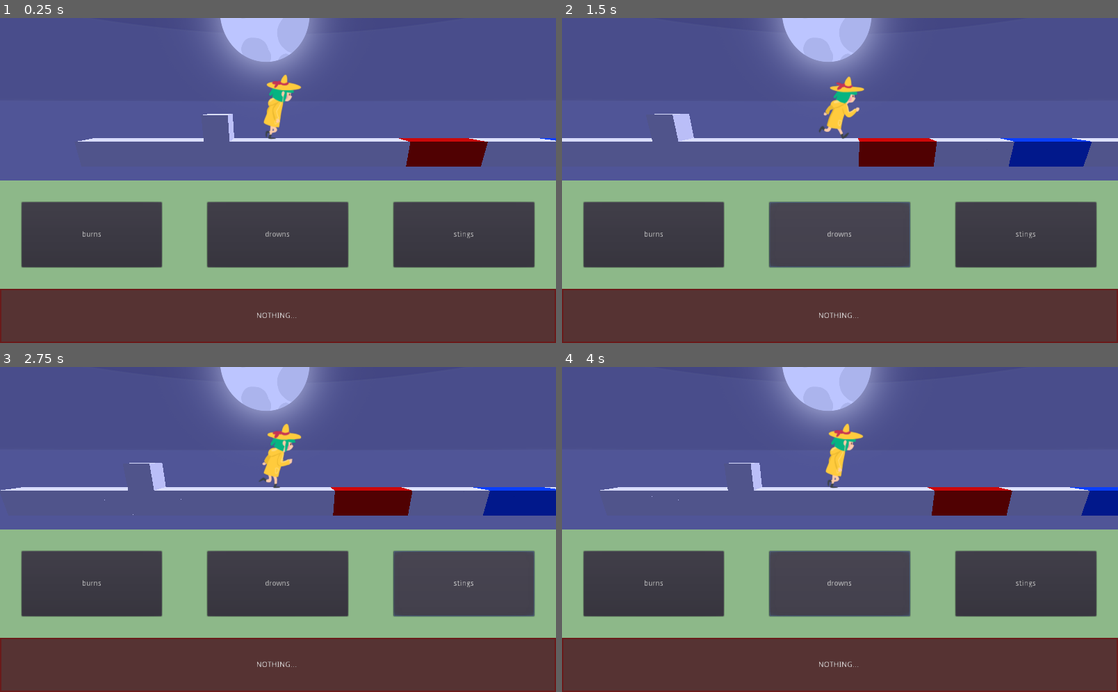
Above: before the commit, frames 1-4 (two rows, left to right).
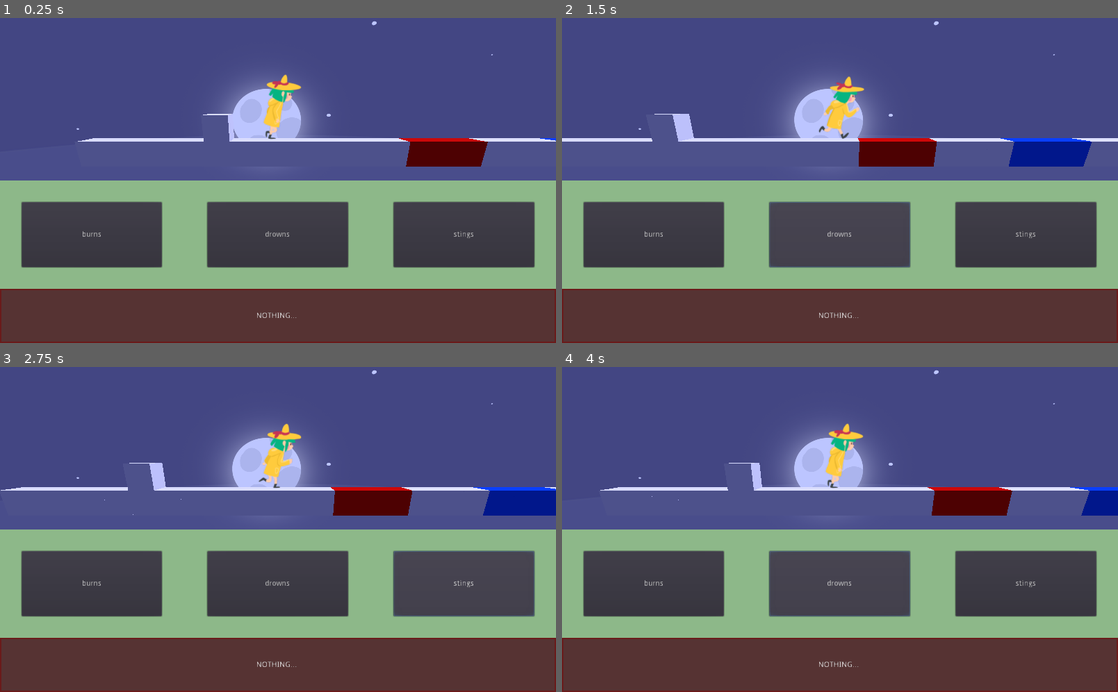
Above: after the commit, the same moments.

Repository: adngdb/ldjam45
Game: Godot game, scene res://Scenes/Main.tscn
Same seed, same stepped clock (60 frames per second), same inputs: the game is played once before the commit and once after it.
Inputs:
- Up to frame 1 (0.25 s): no input
- Up to frame 2 (1.5 s): click "burns" at 0.5 s; click "drowns" at 1.25 s
- Up to frame 3 (2.75 s): click "stings" at 2 s
- Up to frame 4 (4 s): click "burns" at 2.75 s; click "drowns" at 3.5 s

The runs differ from the first frame. In frame 1, 4.8% of the frame differs, in the area x 13-89%, y 0-37%; in frame 2, 4.8%; in frame 3, 4.8%; in frame 4, 4.9%.

Commit message:
Pumkin import with texture and scene

Diff:
--- /dev/null
+++ b/Scenes/Fire_Real.tscn
@@ -0,0 +1,15 @@
+[gd_scene load_steps=5 format=2]
+
+[ext_resource path="res://Assets/Fire/Pumkin_Fire.obj" type="ArrayMesh" id=1]
+[ext_resource path="res://Assets/Fire/Pumkin_Fire_BaseColor.png" type="Texture" id=2]
+[ext_resource path="res://Assets/Fire/Pumkin_Fire_Roughness.png" type="Texture" id=3]
+
+[sub_resource type="SpatialMaterial" id=1]
+albedo_texture = ExtResource( 2 )
+roughness_texture = ExtResource( 3 )
+
+[node name="Fire_Real" type="Spatial"]
+
+[node name="Pumkin_Fire" type="MeshInstance" parent="."]
+mesh = ExtResource( 1 )
+material/0 = SubResource( 1 )
--- a/Scenes/Lava_Real.tscn
+++ b/Scenes/Lava_Real.tscn
@@ -10,7 +10,8 @@
 [ext_resource path="res://Assets/Ground/Ground_Roughness.png" type="Texture" id=8]
 [ext_resource path="res://Assets/Lava/Lava_Normal.png" type="Texture" id=9]
 [ext_resource path="res://Assets/Lava/Lava_BaseColor.png" type="Texture" id=10]
-[ext_resource path="res://Scenes/Ground.tscn" type="PackedScene" id=11]
+[ext_resource path="res://Scenes/Skybox.tscn" type="PackedScene" id=11]
+[ext_resource path="res://Scenes/Ground.tscn" type="PackedScene" id=12]
 
 [sub_resource type="SpatialMaterial" id=1]
 albedo_texture = ExtResource( 2 )
@@ -98,6 +99,7 @@
 
 // Output:0
 	ALBEDO = n_out4p0;
+	EMISSION = n_out4p0;
 	NORMALMAP = n_out17p0;
 
 }
@@ -107,11 +109,12 @@
 
 }
 "
-graph_offset = Vector2( -602.456, -351.941 )
+graph_offset = Vector2( -301, 31.125 )
+nodes/fragment/0/position = Vector2( 580, 180 )
 nodes/fragment/2/node = SubResource( 8 )
 nodes/fragment/2/position = Vector2( -1180, 200 )
 nodes/fragment/4/node = SubResource( 9 )
-nodes/fragment/4/position = Vector2( -120, 80 )
+nodes/fragment/4/position = Vector2( -140, -40 )
 nodes/fragment/7/node = SubResource( 10 )
 nodes/fragment/7/position = Vector2( -1120, -500 )
 nodes/fragment/11/node = SubResource( 3 )
@@ -124,7 +127,7 @@
 nodes/fragment/16/position = Vector2( -620, 320 )
 nodes/fragment/17/node = SubResource( 7 )
 nodes/fragment/17/position = Vector2( -140, 560 )
-nodes/fragment/connections = PoolIntArray( 4, 0, 0, 0, 7, 0, 15, 0, 11, 0, 15, 1, 15, 0, 16, 0, 2, 0, 16, 1, 16, 0, 4, 0, 16, 0, 17, 0, 17, 0, 0, 8 )
+nodes/fragment/connections = PoolIntArray( 4, 0, 0, 0, 7, 0, 15, 0, 11, 0, 15, 1, 15, 0, 16, 0, 2, 0, 16, 1, 16, 0, 4, 0, 16, 0, 17, 0, 17, 0, 0, 8, 4, 0, 0, 5 )
 
 [sub_resource type="ShaderMaterial" id=12]
 shader = SubResource( 11 )
@@ -138,4 +141,7 @@
 material/1 = SubResource( 2 )
 material/2 = SubResource( 12 )
 
-[node name="Ground" parent="." instance=ExtResource( 11 )]
+[node name="Skybox" parent="Lava" instance=ExtResource( 11 )]
+transform = Transform( 1, 0, 0, 0, 1, 0, 0, 0, 1, -9.356, 1.11585, -1.34778 )
+
+[node name="Ground" parent="." instance=ExtResource( 12 )]
Binary file changed: Assets/Background/Background_back.png
Not shown, added: Assets/Fire/Pumkin_Fire.obj
Not shown, added: Assets/Fire/Pumkin_Fire.obj.import
Binary file added: Assets/Fire/Pumkin_Fire_BaseColor.png
Not shown, added: Assets/Fire/Pumkin_Fire_BaseColor.png.import
Binary file added: Assets/Fire/Pumkin_Fire_Roughness.png
Not shown, added: Assets/Fire/Pumkin_Fire_Roughness.png.import
Not shown: 1 places in Scenes/Lava_Real.tscn that only renumber resources
